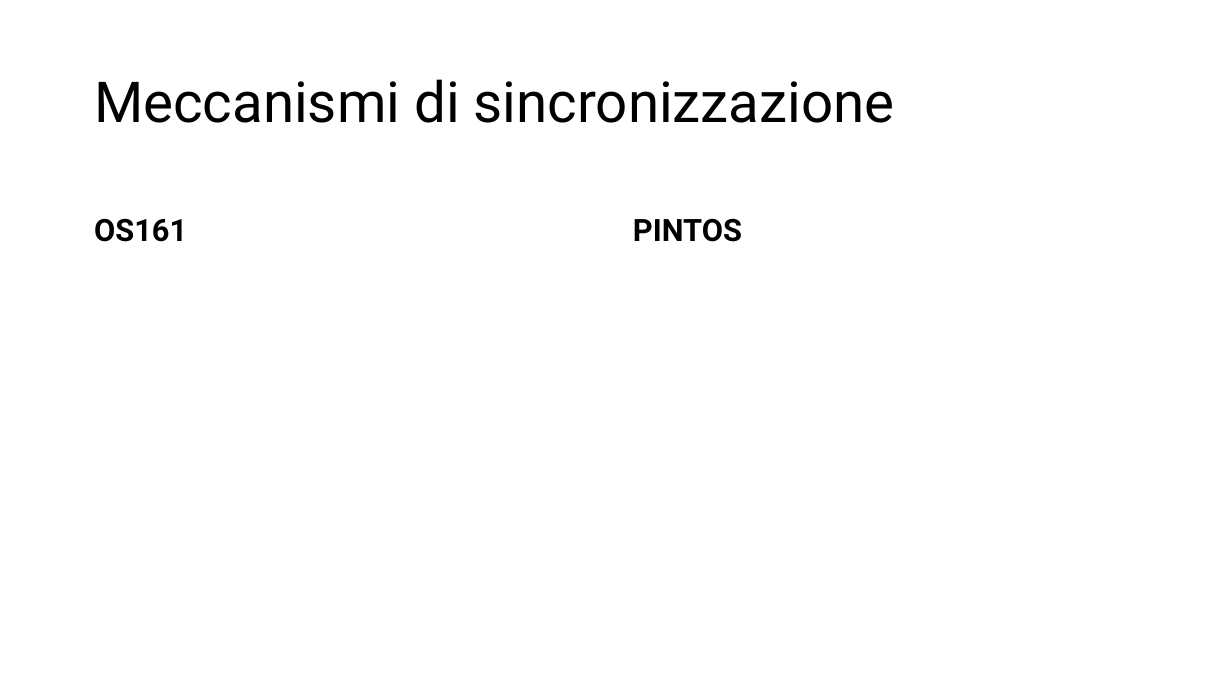
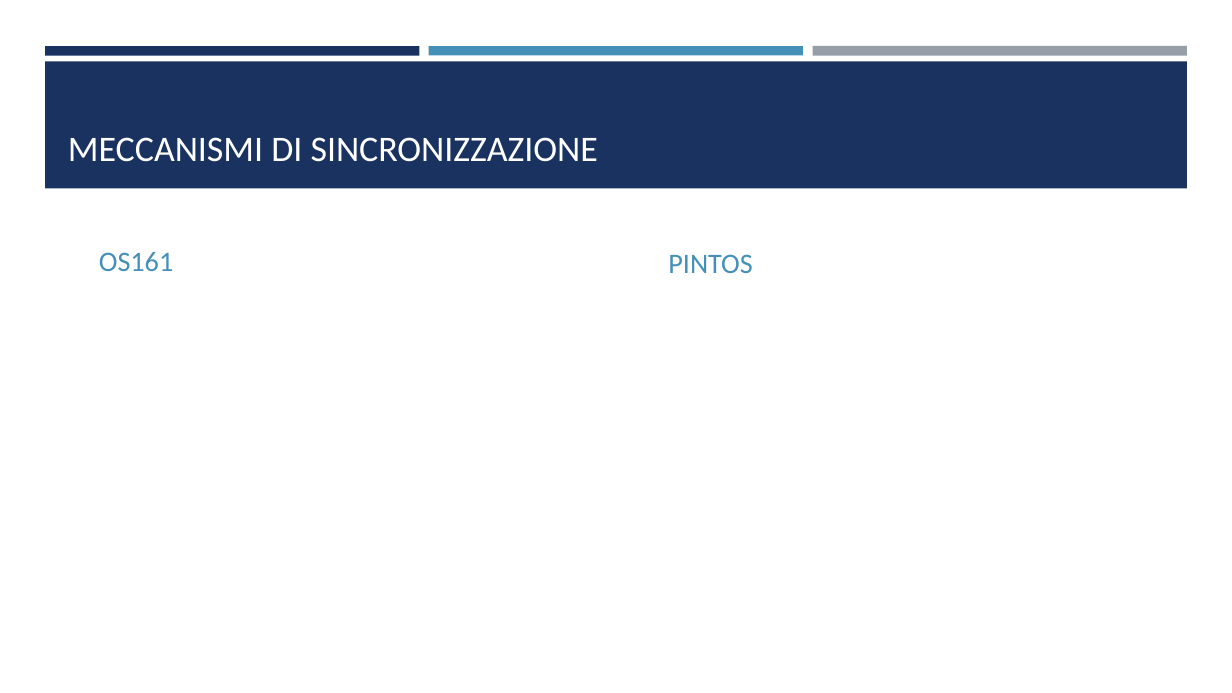
Before and after one commit to fraancyM/PintOS, a slide deck: slide 14 of Progetto_SO.pptx. Drawn at 1232x693 pixels with LibreOffice and Linux fonts; fonts in the diff are those of the drawing. Boxes give left, top, right and bottom in pixels: in the first picture for what was removed or moved away, otherwise in the second. Text is boxed around its words. In the diff, an @@ line names an element or a change of style, - is before the commit and + after.

```diff
--- a/Progetto_SO.pptx
+++ b/Progetto_SO.pptx
@@ rectangle added at box(45, 46, 420, 55), fill #1A3260 @@
@@ rectangle added at box(429, 46, 803, 55), fill #4590B8 @@
@@ rectangle added at box(812, 46, 1187, 56), fill #969FA7 @@
@@ rectangle added at box(45, 61, 1188, 189), fill #1A3260 @@
@@ title "MECCANISMI DI SINCRONIZZAZIONE" at box(68, 137, 598, 162): vertical alignment middle to bottom @@
@@ title at box(68, 137, 598, 162): text changed; size 44 to 28 pt; font Roboto to Calibri; text colour #000000 to #FFFFFF @@
-Meccanismi di sincronizzazione
+MECCANISMI DI SINCRONIZZAZIONE
@@ text "OS161": place and size @@
-text "OS161" at box(94, 218, 187, 242)
+text "OS161" at box(99, 252, 173, 271)
@@ text "OS161" at box(99, 252, 173, 271): size 24 to 22 pt, font Roboto to Calibri, text colour #000000 to #4590B8, bold off; line spacing 0.9 to 1 @@
@@ text "PINTOS" at box(668, 254, 752, 273): size 24 to 22 pt, font Roboto to Calibri, text colour #000000 to #4590B8, bold off; line spacing 0.9 to 1 @@
@@ text "PINTOS": place and size @@
-text "PINTOS" at box(633, 218, 742, 242)
+text "PINTOS" at box(668, 254, 752, 273)
```
Also in this commit, not shown: 12 other slides changed, 4 slides added, 4 slides removed.
